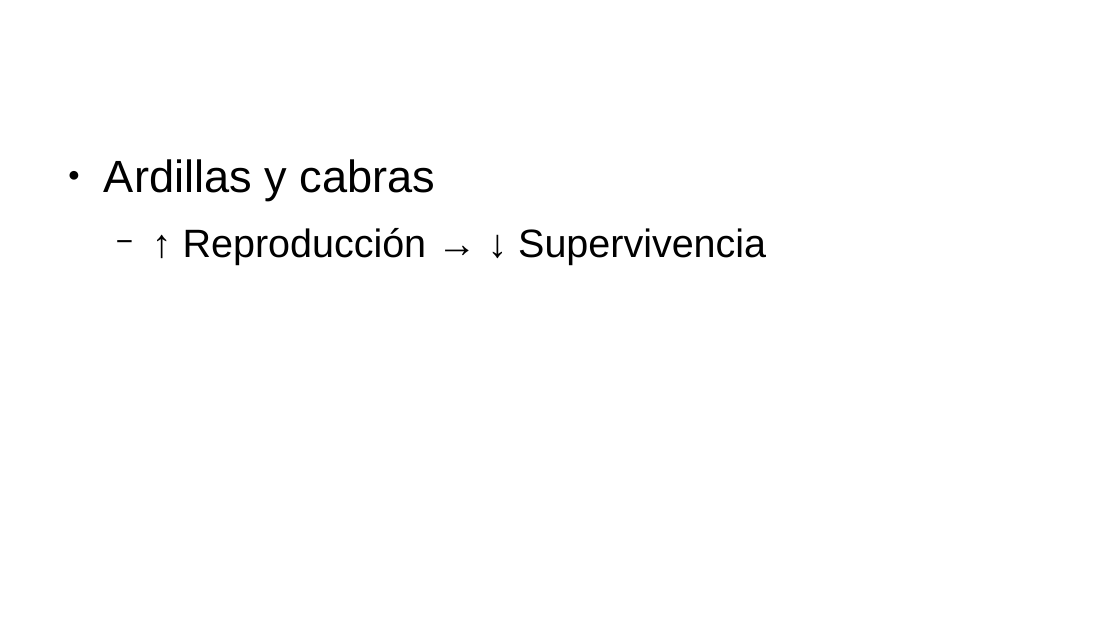
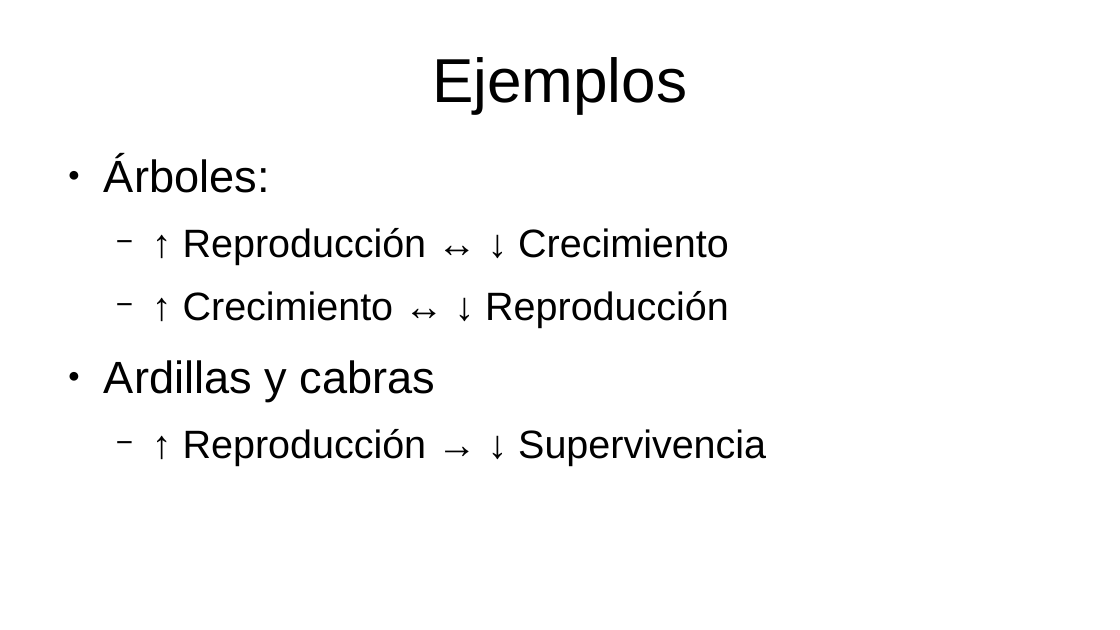
Before and after one commit to gerardommc/Ecologia-poblaciones, a slide deck: slide 3 of Unidad-3/Compromisos.odp (slide 4 before the commit). Drawn at 1120x630 pixels with LibreOffice and Linux fonts; fonts in the diff are those of the drawing. Boxes give left, top, right and bottom in pixels: in the first picture for what was removed or moved away, otherwise in the second. Text is boxed around its words. In the diff, an @@ line names an element or a change of style, - is before the commit and + after.

```diff
--- a/Unidad-3/Compromisos.odp
+++ b/Unidad-3/Compromisos.odp
@@ title added at (x1=432, y1=57, x2=687, y2=113), 44 pt, text #000000 @@
+Ejemplos
@@ text at (x1=104, y1=157, x2=729, y2=328): paragraphs added @@
+● Árboles:
+  − ↑ Reproducción ↔ ↓ Crecimiento
+  − ↑ Crecimiento ↔ ↓ Reproducción
```
Also in this commit, not shown: 8 slides added, 1 slide removed, 14 other files.
